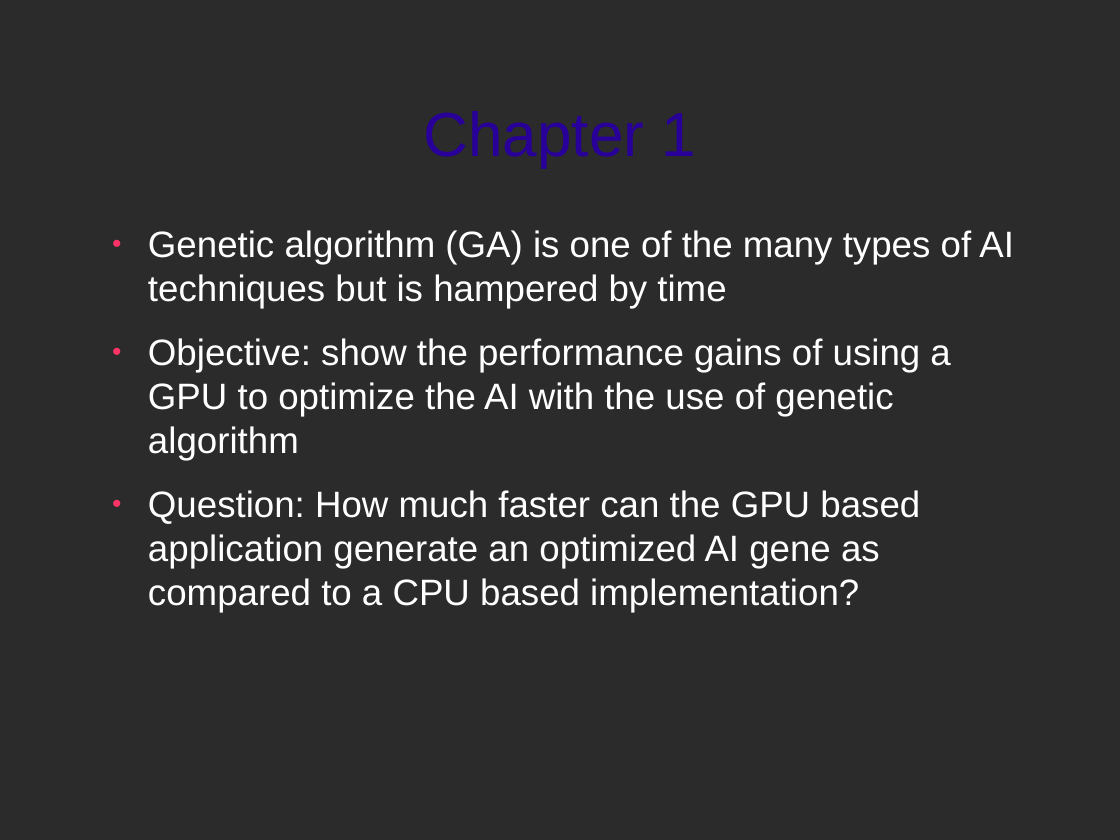
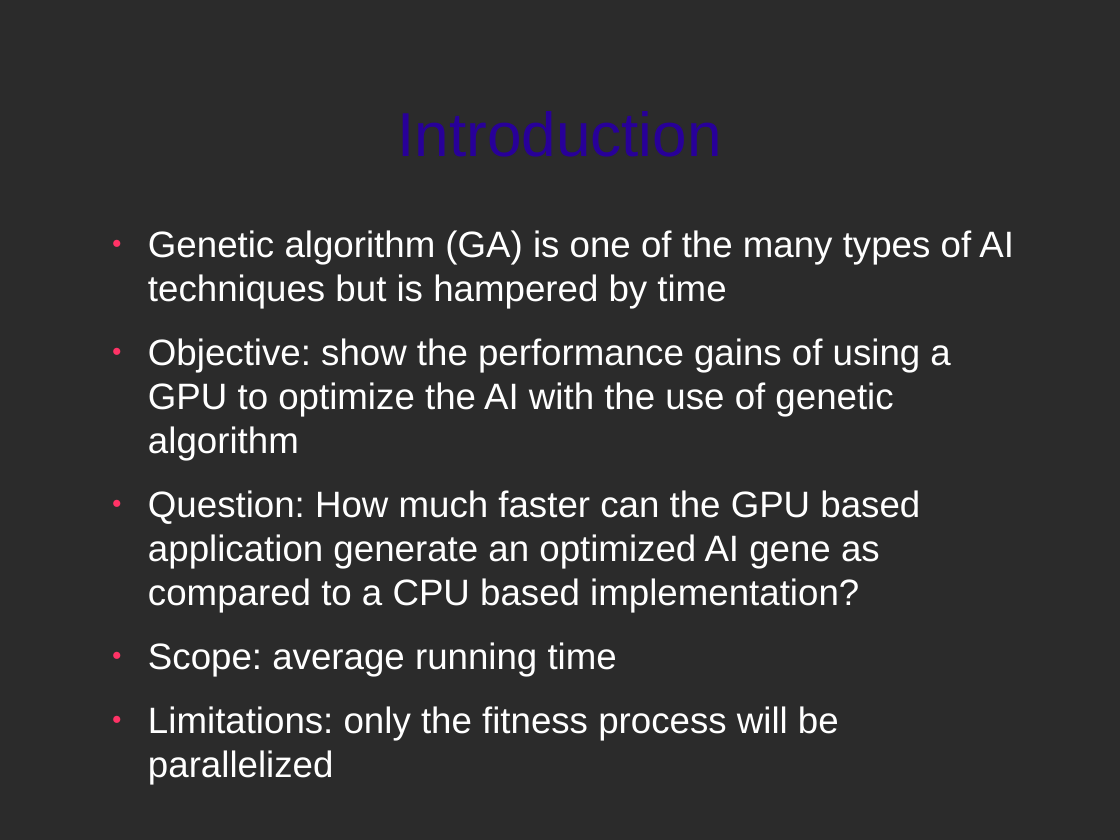
Before and after one commit to trigger-happy/thesis, a slide deck: slide 2 of presentations/mock_presentation.odp. Drawn at 1120x840 pixels with LibreOffice and Linux fonts; fonts in the diff are those of the drawing; background and template pictures are left out; a plain dark background stands for a picture behind light text. Boxes give left, top, right and bottom in pixels: in the first picture for what was removed or moved away, otherwise in the second. Text is boxed around its words. In the diff, an @@ line names an element or a change of style, - is before the commit and + after.

```diff
--- a/presentations/mock_presentation.odp
+++ b/presentations/mock_presentation.odp
@@ title at [398,111,722,157]: text changed @@
-Chapter 1
+Introduction
@@ text at [148,642,839,784]: paragraphs added @@
+● Scope: average running time
+● Limitations: only the fitness process will be parallelized
```
Also in this commit, not shown: 8 other slides changed, 2 slides added, 2 slides removed.
